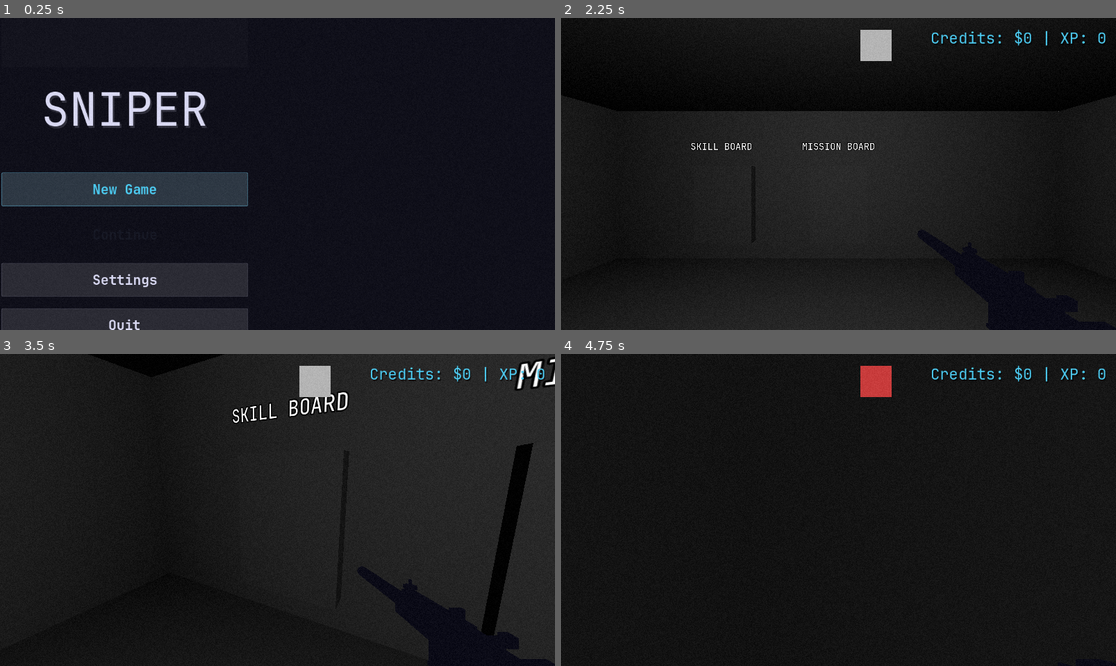
Above: before the commit, frames 1-4 (two rows, left to right).
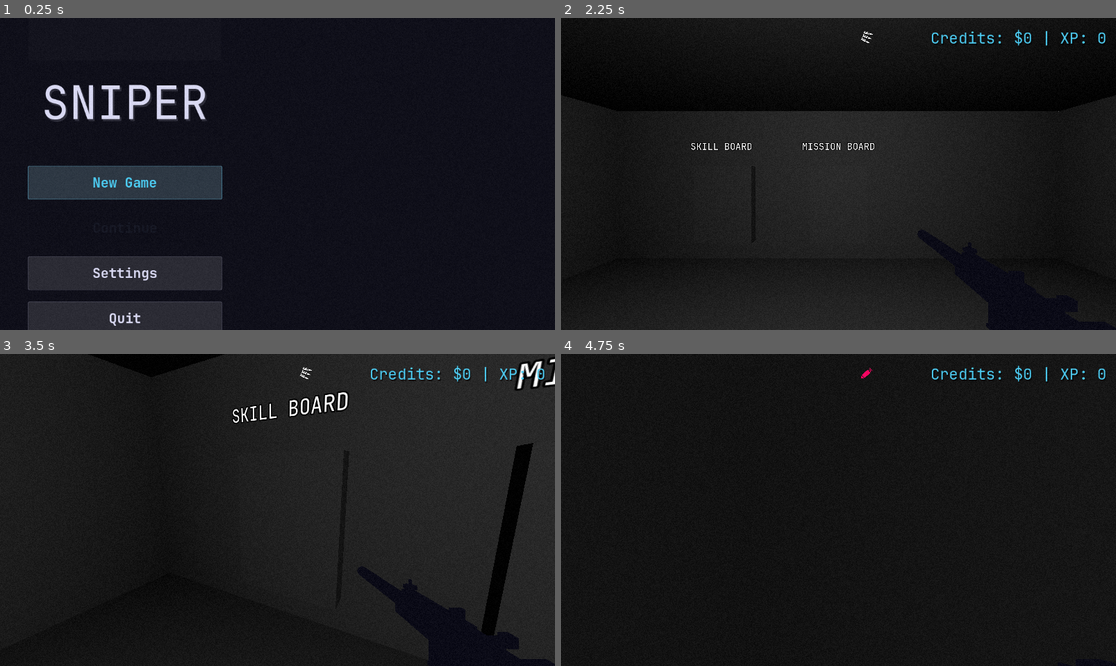
Above: after the commit, the same moments.

Repository: artemiiShabanov/UntitledSniperGame
Game: Godot game, scene res://scenes/ui/main_menu.tscn
Two runs of this game, one before a commit and one after it. Both use one fixed random seed, a clock stepped at 60 frames per second and the inputs below.
Inputs (mouse positions are in pixels of both pictures, inside the frame that each line leads up to):
- Up to frame 1 (0.25 s): no input
- Up to frame 2 (2.25 s): click "New Game" at 0.5 s; click "New Game" at 1.25 s; click "Create" at 2 s
- Up to frame 3 (3.5 s): tap Enter (ui_accept) at 2.75 s; move the mouse to (305, 510) at 2.77 s; hold W (move_forward) from 2.78 s (still down); tap 1 (ammo_1) at 2.85 s; tap Space (jump) at 3.02 s
- Up to frame 4 (4.75 s): keep holding W (move_forward); move the mouse to (810, 510) at 3.52 s; tap 2 (ammo_2) at 3.6 s; tap Space (jump) at 3.77 s; move the mouse to (849, 503) at 4.27 s; tap 3 (ammo_3) at 4.35 s

The runs differ from the first frame. In frame 1, 9.2% of the frame differs, in the area x 0-45%, y 21-100%; in frame 2, 0.6%; in frame 3, 0.6%; in frame 4, 0.6%.

Commit message:
Fix icon sizing and layout, update placeholders with real assets
- Fix mod shop: icon sits inline with button (HBox row), not stacked
  above; tab slot icons capped at 28px via icon_max_width
- Add expand_mode = EXPAND_IGNORE_SIZE to all TextureRect icons so
  layout respects custom_minimum_size regardless of source texture size
- Update placeholder images with real art assets
- Mark Image Assets section as done in PLAN.md with production sources

Co-Authored-By: Claude Opus 4.6 <noreply@anthropic.com>

Diff:
--- a/scripts/hub/ammo_shop.gd
+++ b/scripts/hub/ammo_shop.gd
@@ -48,6 +48,7 @@
 			icon.texture = ammo.icon
 			icon.custom_minimum_size = Vector2(32, 32)
 			icon.stretch_mode = TextureRect.STRETCH_KEEP_ASPECT_CENTERED
+			icon.expand_mode = TextureRect.EXPAND_IGNORE_SIZE
 			header_row.add_child(icon)
 
 		var header := Label.new()
--- a/scripts/hub/contract_panel.gd
+++ b/scripts/hub/contract_panel.gd
@@ -48,6 +48,7 @@
 		icon.texture = contract.icon
 		icon.custom_minimum_size = Vector2(48, 48)
 		icon.stretch_mode = TextureRect.STRETCH_KEEP_ASPECT_CENTERED
+		icon.expand_mode = TextureRect.EXPAND_IGNORE_SIZE
 		hbox.add_child(icon)
 
 	# Info
--- a/scripts/hub/loadout_panel.gd
+++ b/scripts/hub/loadout_panel.gd
@@ -52,6 +52,7 @@
 			icon.texture = ammo.icon
 			icon.custom_minimum_size = Vector2(32, 32)
 			icon.stretch_mode = TextureRect.STRETCH_KEEP_ASPECT_CENTERED
+			icon.expand_mode = TextureRect.EXPAND_IGNORE_SIZE
 			row.add_child(icon)
 		else:
 			var color_rect := ColorRect.new()
--- a/scripts/hub/mod_shop.gd
+++ b/scripts/hub/mod_shop.gd
@@ -51,6 +51,7 @@
 		var btn := Button.new()
 		if _slot_icons.has(slot):
 			btn.icon = _slot_icons[slot]
+			btn.add_theme_constant_override("icon_max_width", 28)
 		btn.text = slot.capitalize()
 		btn.pressed.connect(_on_tab_selected.bind(slot))
 		AudioManager.wire_button(btn)
@@ -120,18 +121,23 @@
 	var cell := VBoxContainer.new()
 	cell.add_theme_constant_override("separation", 4)
 
-	# Mod icon
+	# Top row: icon + button side by side
+	var top_row := HBoxContainer.new()
+	top_row.add_theme_constant_override("separation", 12)
+
 	if mod.icon:
 		var icon := TextureRect.new()
 		icon.texture = mod.icon
 		icon.custom_minimum_size = Vector2(40, 40)
 		icon.stretch_mode = TextureRect.STRETCH_KEEP_ASPECT_CENTERED
-		cell.add_child(icon)
+		icon.expand_mode = TextureRect.EXPAND_IGNORE_SIZE
+		top_row.add_child(icon)
 
 	# Main button — clickable row
 	var btn := Button.new()
 	btn.alignment = HORIZONTAL_ALIGNMENT_LEFT
 	btn.custom_minimum_size = Vector2(0, 56)
+	btn.size_flags_horizontal = Control.SIZE_EXPAND_FILL
 	if _bold_font:
 		btn.add_theme_font_override("font", _bold_font)
 
@@ -151,12 +157,18 @@
 		AudioManager.wire_button(btn, &"menu_confirm")
 
 	btn.text = "  %s    %s" % [mod.mod_name, status]
-	cell.add_child(btn)
+	top_row.add_child(btn)
+	cell.add_child(top_row)
 	_mod_buttons[mod.id] = btn
+
+	# Indent for detail labels (aligned with button text past the icon)
+	var indent := "     "
+	if mod.icon:
+		indent = "            "  # Extra indent to clear icon width
 
 	# Description label
 	var desc := Label.new()
-	desc.text = "     %s" % mod.description
+	desc.text = "%s%s" % [indent, mod.description]
 	desc.add_theme_font_size_override("font_size", 22)
 	desc.add_theme_color_override("font_color", PaletteManager.get_color(&"bg_mid"))
 	cell.add_child(desc)
@@ -165,7 +177,7 @@
 	var stats_text := _format_stats(mod)
 	if stats_text != "":
 		var stats := Label.new()
-		stats.text = "     %s" % stats_text
+		stats.text = "%s%s" % [indent, stats_text]
 		stats.add_theme_font_size_override("font_size", 22)
 		stats.add_theme_color_override("font_color", PaletteManager.get_color(&"accent_loot"))
 		cell.add_child(stats)
--- a/scripts/hub/skill_shop.gd
+++ b/scripts/hub/skill_shop.gd
@@ -59,6 +59,7 @@
 			icon.texture = skill.icon
 			icon.custom_minimum_size = Vector2(48, 48)
 			icon.stretch_mode = TextureRect.STRETCH_KEEP_ASPECT_CENTERED
+			icon.expand_mode = TextureRect.EXPAND_IGNORE_SIZE
 			icon_row.add_child(icon)
 			var skill_title := Label.new()
 			skill_title.text = skill.skill_name.to_upper()
--- a/scripts/ui/kill_feed.gd
+++ b/scripts/ui/kill_feed.gd
@@ -67,6 +67,7 @@
 		tex.texture = icon
 		tex.custom_minimum_size = Vector2(24, 24)
 		tex.stretch_mode = TextureRect.STRETCH_KEEP_ASPECT_CENTERED
+		tex.expand_mode = TextureRect.EXPAND_IGNORE_SIZE
 		row.add_child(tex)
 	return row
 
--- a/scripts/ui/main_menu.gd
+++ b/scripts/ui/main_menu.gd
@@ -31,6 +31,7 @@
 		var logo := TextureRect.new()
 		logo.texture = _logo_texture
 		logo.stretch_mode = TextureRect.STRETCH_KEEP_ASPECT_CENTERED
+		logo.expand_mode = TextureRect.EXPAND_IGNORE_SIZE
 		logo.custom_minimum_size = Vector2(400, 100)
 		var vbox: VBoxContainer = $VBox
 		vbox.add_child(logo)
@@ -42,6 +43,7 @@
 		bg.texture = _bg_texture
 		bg.set_anchors_and_offsets_preset(Control.PRESET_FULL_RECT)
 		bg.stretch_mode = TextureRect.STRETCH_KEEP_ASPECT_COVERED
+		bg.expand_mode = TextureRect.EXPAND_IGNORE_SIZE
 		bg.modulate.a = 0.3  # Subtle behind palette-colored background
 		add_child(bg)
 		move_child(bg, 0)  # Behind everything
--- a/scripts/ui/player_hud.gd
+++ b/scripts/ui/player_hud.gd
@@ -105,6 +105,7 @@
 		_ammo_icon_rect = TextureRect.new()
 		_ammo_icon_rect.custom_minimum_size = Vector2(28, 28)
 		_ammo_icon_rect.stretch_mode = TextureRect.STRETCH_KEEP_ASPECT_CENTERED
+		_ammo_icon_rect.expand_mode = TextureRect.EXPAND_IGNORE_SIZE
 		# Position next to weapon state label (top-right)
 		_ammo_icon_rect.anchors_preset = Control.PRESET_TOP_RIGHT
 		_ammo_icon_rect.anchor_left = 1.0
@@ -222,6 +223,7 @@
 			var icon := TextureRect.new()
 			icon.custom_minimum_size = Vector2(28, 28)
 			icon.stretch_mode = TextureRect.STRETCH_KEEP_ASPECT_CENTERED
+			icon.expand_mode = TextureRect.EXPAND_IGNORE_SIZE
 			if i < RunManager.lives:
 				icon.texture = _heart_full_tex
 				icon.modulate = tint
--- a/scripts/ui/run_result_screen.gd
+++ b/scripts/ui/run_result_screen.gd
@@ -256,6 +256,7 @@
 		icon.texture = _rating_icons[rating]
 		icon.custom_minimum_size = Vector2(64, 64)
 		icon.stretch_mode = TextureRect.STRETCH_KEEP_ASPECT_CENTERED
+		icon.expand_mode = TextureRect.EXPAND_IGNORE_SIZE
 		rating_container.add_child(icon)
 
 	var rating_label := Label.new()
Binary file changed: assets/icons/ammo/armor_piercing.png
Binary file changed: assets/icons/ammo/golden.png
Binary file changed: assets/icons/ammo/high_damage.png
Binary file changed: assets/icons/ammo/shock.png
Binary file changed: assets/icons/ammo/standard.png
Binary file changed: assets/icons/contracts/accuracy.png
Binary file changed: assets/icons/contracts/destroy_target.png
Binary file changed: assets/icons/contracts/headshot_count.png
Binary file changed: assets/icons/contracts/kill_count.png
Binary file changed: assets/icons/contracts/kill_target.png
Binary file changed: assets/icons/hud/heart_empty.png
Binary file changed: assets/icons/hud/heart_full.png
(and 22 more such lines)
